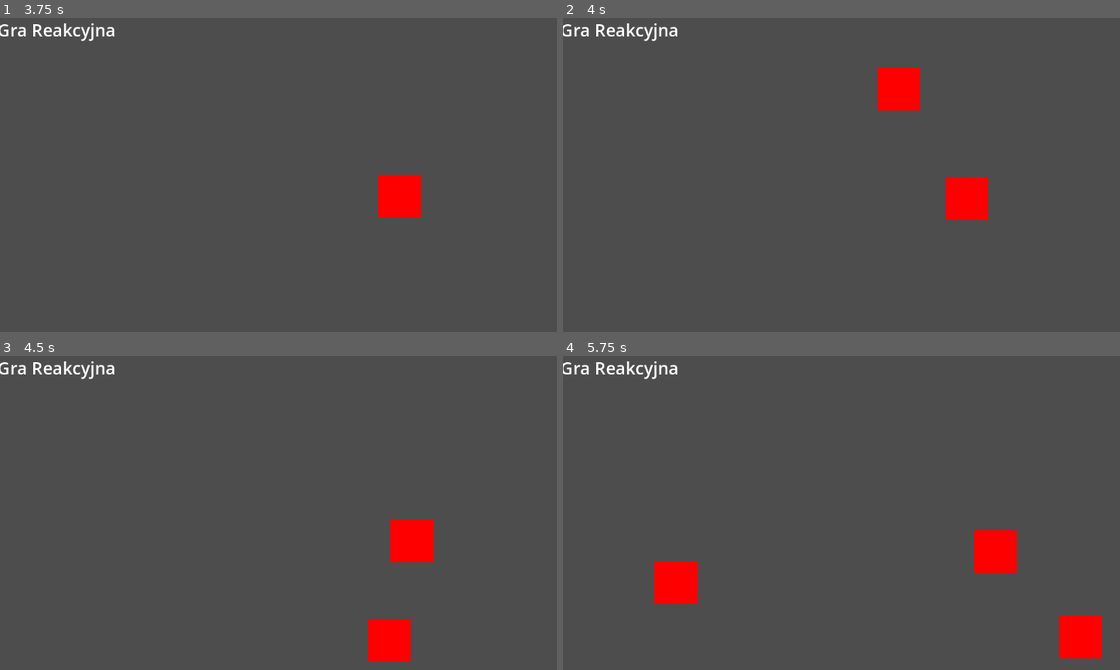
Above: before the commit, frames 1-4 (two rows, left to right).
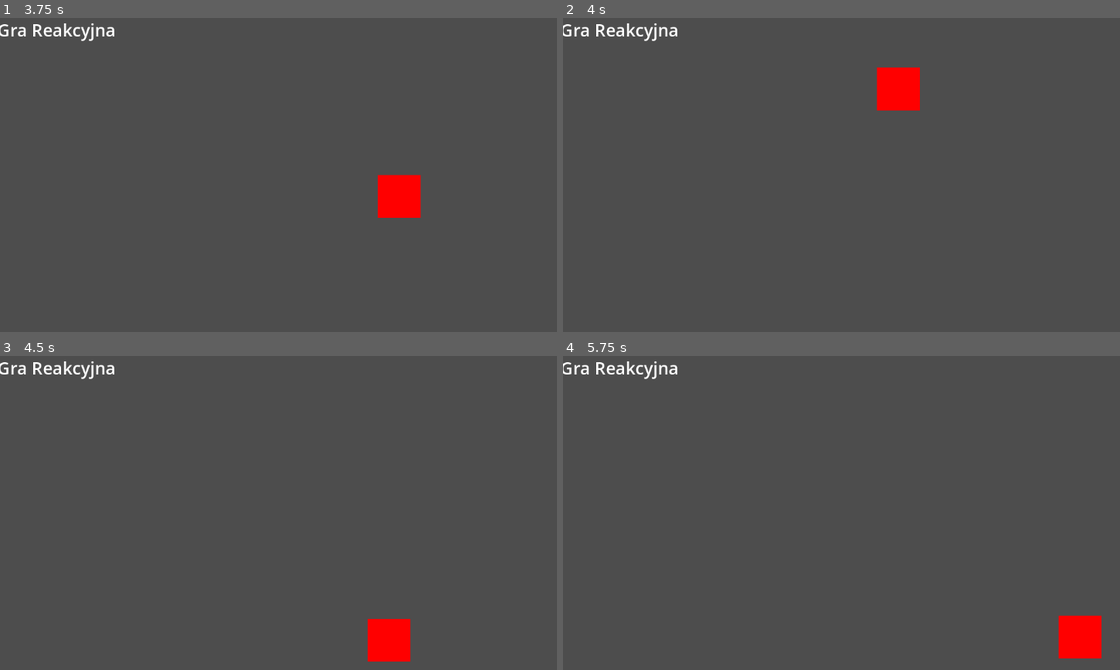
Above: after the commit, the same moments.

Repository: XMefilesX/Rehagame
Game: Godot game, scene res://scenes/main.tscn
The game is run twice, just before and just after one commit, with the same random seed, the same clock (stepped at 60 frames per second) and the same inputs.
Inputs (mouse positions are in pixels of both pictures, inside the frame that each line leads up to):
- Up to frame 1 (3.75 s): click "🔄 Reset Adaptive" at 0.5 s; click "▶ Start" at 1.25 s; click "🔴 HARD - Trudny (timeout 0.7s)" at 2 s; tap Enter (ui_accept) at 2.75, 3.02 s; move the mouse to (200, 275) at 2.77 s; tap Keypad Enter at 2.85 s; click (200, 275) at 2.92 s; move the mouse to (183, 196) at 3.52 s; tap Shift at 3.6 s; click (183, 196) at 3.67 s
- Up to frame 2 (4 s): tap Enter (ui_accept) at 3.77 s
- Up to frame 3 (4.5 s): move the mouse to (339, 425) at 4.27 s; hold Ctrl from 4.28 s (still down); click (339, 425) at 4.42 s
- Up to frame 4 (5.75 s): move the mouse to (958, 644) at 5.02 s; release Ctrl at 5.03 s; tap Keypad Enter at 5.1 s; click (958, 644) at 5.17 s; tap Enter (ui_accept) at 5.27 s

Frame 1 is identical in both runs. In frame 2, 1.1% of the frame differs, in the area x 68-77%, y 50-65%; in frame 3, 1.1%; in frame 4, 2.1%, in the area x 16-82%, y 55-80%.

Commit message:
Indywidualne timeouty aktywności wg tabeli badawczej (instrukcja3)
DifficultyManager:
- Dodano _TIMEOUTS: per-aktywność × per-poziom (circle/slice/reaction/target)
- Nowa metoda get_timeout_for(type: String) zastępuje get_base_timeout()
- ADAPTIVE: startuje od wartości Normal, skaluje przez adaptive_multiplier
- Usunięto: get_base_timeout(), get_timeout(), get_spawn_delay(), current_timeout

main.gd (spawner):
- Każdy typ aktywności pobiera własny timeout przez get_timeout_for()
- Target.max_time ustawiany przed add_child (trafia do _ready)
- Usunięto randf_range – timeouty są zgodne z tabelą

target.gd:
- Dodano var max_time: float = 1.0
- _ready() rejestruje timer auto-despawn na max_time sekund

Co-Authored-By: Claude Sonnet 4.6 <noreply@anthropic.com>

Diff:
--- a/scripts/DifficultyManager.gd
+++ b/scripts/DifficultyManager.gd
@@ -2,47 +2,39 @@
 
 enum Difficulty { EASY, NORMAL, HARD, ADAPTIVE }
 
+# Czasy życia aktywności (sekundy) wg tabeli z dokumentu badawczego
+const _TIMEOUTS: Dictionary = {
+	"circle":   {"EASY": 4.0, "NORMAL": 2.5, "HARD": 1.8},
+	"slice":    {"EASY": 2.5, "NORMAL": 1.5, "HARD": 1.0},
+	"reaction": {"EASY": 1.5, "NORMAL": 0.9, "HARD": 0.7},
+	"target":   {"EASY": 2.0, "NORMAL": 1.0, "HARD": 0.7},
+}
+
 var current_difficulty: Difficulty = Difficulty.EASY
-var current_timeout: float = 1.0
+var adaptive_multiplier: float = 1.0   # ADAPTIVE skaluje wartości Normal
 
 signal difficulty_changed(new_difficulty: Difficulty)
 
 func set_difficulty(new_diff: Difficulty) -> void:
 	current_difficulty = new_diff
 	difficulty_changed.emit(new_diff)
-	if new_diff != Difficulty.ADAPTIVE:
-		current_timeout = get_base_timeout()
 
-func get_base_timeout() -> float:
+func get_timeout_for(type: String) -> float:
+	var row: Dictionary = _TIMEOUTS.get(type, {})
 	match current_difficulty:
 		Difficulty.EASY:
-			return 2.0
+			return row.get("EASY", 1.0)
 		Difficulty.NORMAL:
-			return 1.0
+			return row.get("NORMAL", 1.0)
 		Difficulty.HARD:
-			return 0.7
+			return row.get("HARD", 1.0)
 		Difficulty.ADAPTIVE:
-			return current_timeout
+			return row.get("NORMAL", 1.0) * adaptive_multiplier
 	return 1.0
-
-func get_timeout() -> float:
-	return get_base_timeout()
-
-func get_spawn_delay(lifetime: float) -> float:
-	match current_difficulty:
-		Difficulty.EASY:
-			return lifetime
-		Difficulty.NORMAL:
-			return 0.5
-		Difficulty.HARD:
-			return 0.4
-		Difficulty.ADAPTIVE:
-			return lifetime * 0.7
-	return 0.5
 
 func report_reaction_time(reaction: float) -> void:
 	if current_difficulty == Difficulty.ADAPTIVE:
-		current_timeout = clamp(reaction * 1.2, 0.4, 2.0)
+		adaptive_multiplier = clamp(reaction * 1.2, 0.4, 2.0)
 
 func reset_adaptive() -> void:
-	current_timeout = 1.0
+	adaptive_multiplier = 1.0
--- a/scripts/main.gd
+++ b/scripts/main.gd
@@ -189,6 +189,7 @@
 				randf_range(SPAWN_MIN_X, SPAWN_MAX_X),
 				randf_range(SPAWN_MIN_Y, SPAWN_MAX_Y)
 			)
+			target.max_time = DifficultyManager.get_timeout_for("target")
 			target.set_main(self)
 			add_child(target)
 			is_activity_active = true
@@ -198,13 +199,13 @@
 				return
 			activity = slice_scene.instantiate()
 			if activity:
-				activity.max_time = DifficultyManager.get_base_timeout() * randf_range(0.75, 1.35)
+				activity.max_time = DifficultyManager.get_timeout_for("slice")
 		ActivityType.REACTION:
 			if is_activity_active or rotational_active:
 				return
 			activity = reaction_scene.instantiate()
 			if activity:
-				activity.max_time = DifficultyManager.get_base_timeout() * randf_range(0.7, 1.3)
+				activity.max_time = DifficultyManager.get_timeout_for("reaction")
 		ActivityType.CIRCLE:
 			if is_activity_active or rotational_active:
 				return
@@ -212,7 +213,7 @@
 			is_rot = true
 			rotational_active = true
 			if activity:
-				activity.max_time = DifficultyManager.get_base_timeout() * randf_range(0.8, 1.4)
+				activity.max_time = DifficultyManager.get_timeout_for("circle")
 
 	if activity == null:
 		return
--- a/scripts/target.gd
+++ b/scripts/target.gd
@@ -5,13 +5,14 @@
 @onready var color_rect: ColorRect = $ColorRect
 
 var spawn_time: float = 0.0
-var main_node: Node = null
+var main_node: Node   = null
 var velocity: Vector2 = Vector2.ZERO
+var max_time: float   = 1.0   # ustawiany przez Main przed add_child
 
 func _ready() -> void:
 	spawn_time = Time.get_ticks_msec() / 1000.0
-	# Losowy ruch w lewo/prawo i góra/dół – gracz musi śledzić cel
 	velocity = Vector2(randf_range(-45.0, 45.0), randf_range(-35.0, 35.0))
+	get_tree().create_timer(max_time).timeout.connect(queue_free)
 
 ## Ustawia referencję do węzła Main (wywoływane przez Main po add_child)
 func set_main(node: Node) -> void:
